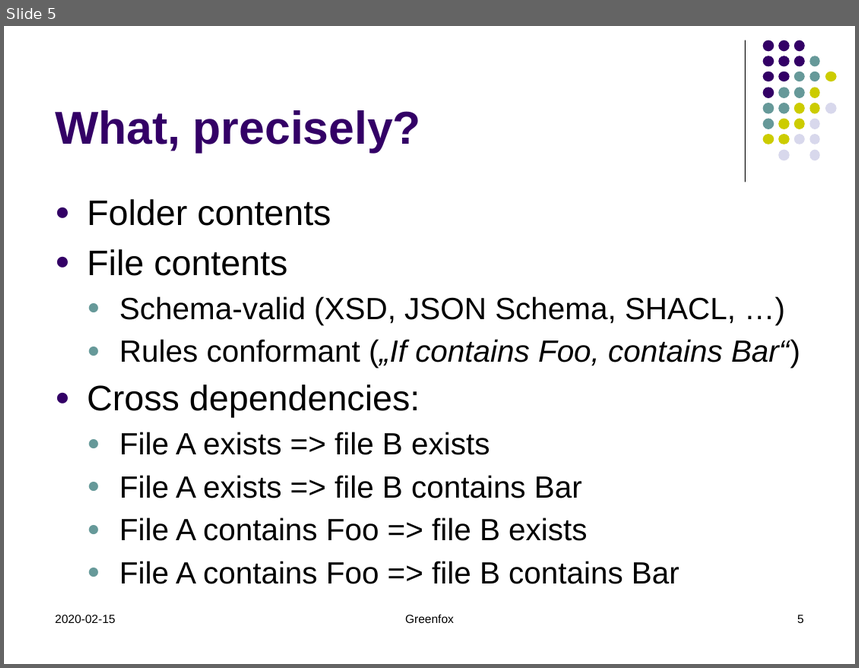
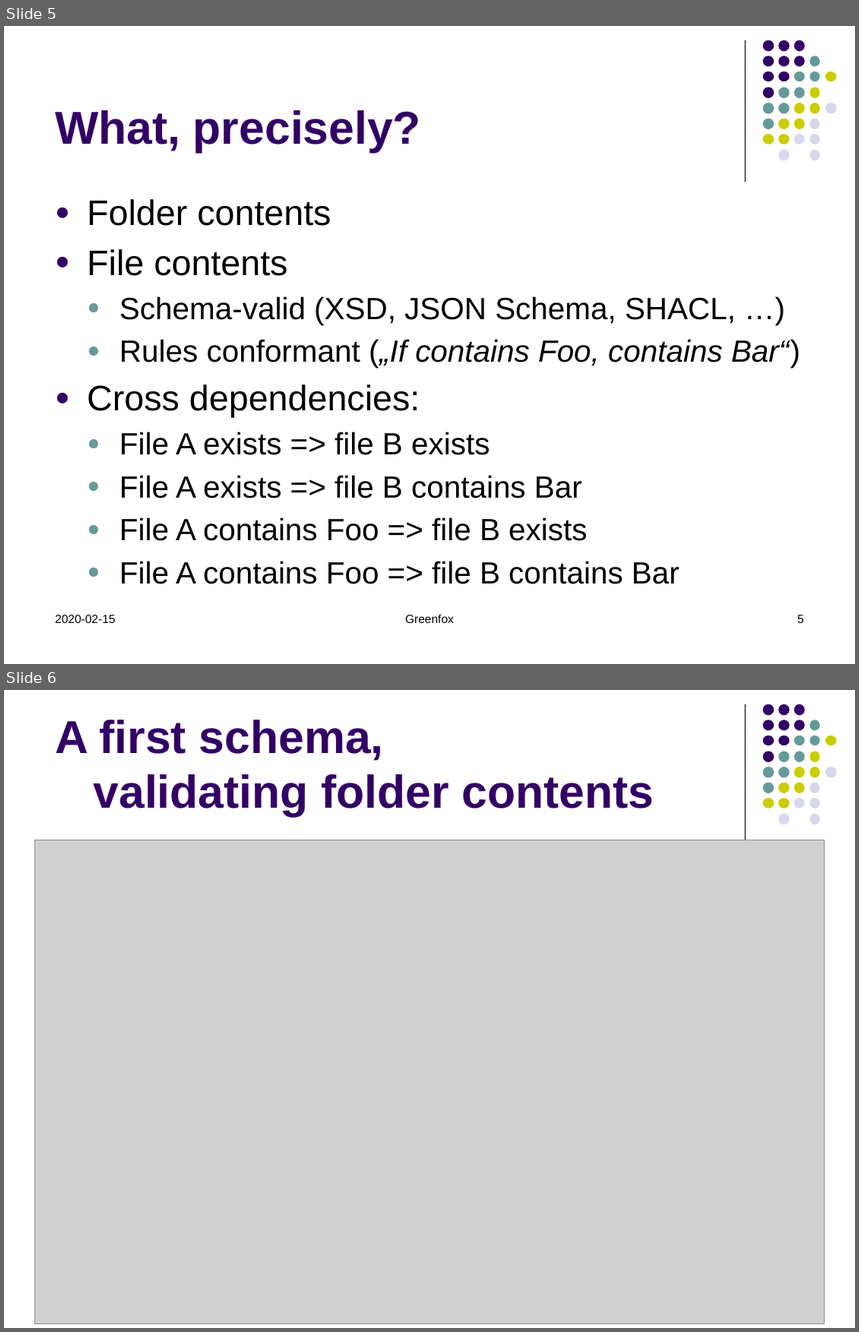
Before and after one commit to hrennau/greenfox, a slide deck: about/greenfox03.pptx. Shown one above the other, each under a label of ours: slide 5 before the commit, slides 5 and 6 after it. The pictures are 859x668 and 859x1332 pixels, drawn with LibreOffice and Linux fonts; fonts in the diff are those of the drawing; grey boxes stand for pictures. Boxes give left, top, right and bottom in pixels: in the first picture for what was removed or moved away, otherwise in the second. Text is boxed around its words. In the diff, an @@ line names an element or a change of style, - is before the commit and + after.

Commit message:
FolderContent-closed constraint, new parameter "ignoredMembers".

```diff
--- a/about/greenfox03.pptx
+++ b/about/greenfox03.pptx
@@ slide 6 added at (x1=4, y1=690, x2=855, y2=1328), background #FFFFFF; not listed: 32 template elements that a slide beside it also shows @@
@@ title added at (x1=55, y1=720, x2=654, y2=817), 39 pt, text #330066, bold @@
+A first schema,
+validating folder contents
@@ picture added at (x1=34, y1=840, x2=824, y2=1324) @@
```
Also in this commit, not shown: 3 other files.
